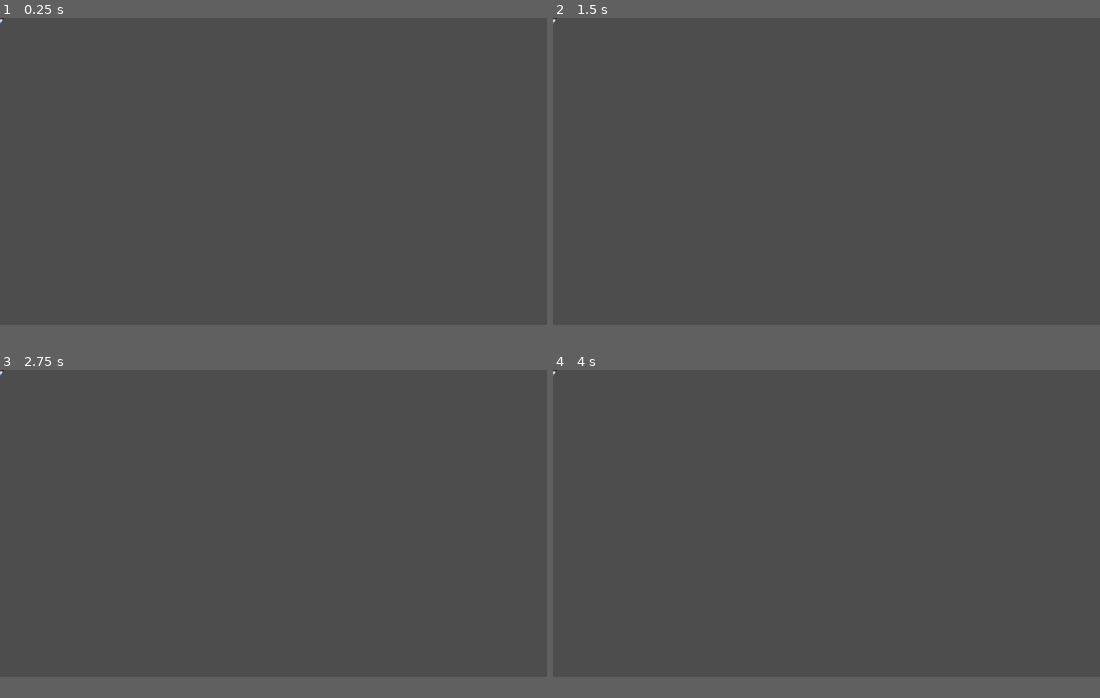
Above: before the commit, frames 1-4 (two rows, left to right).
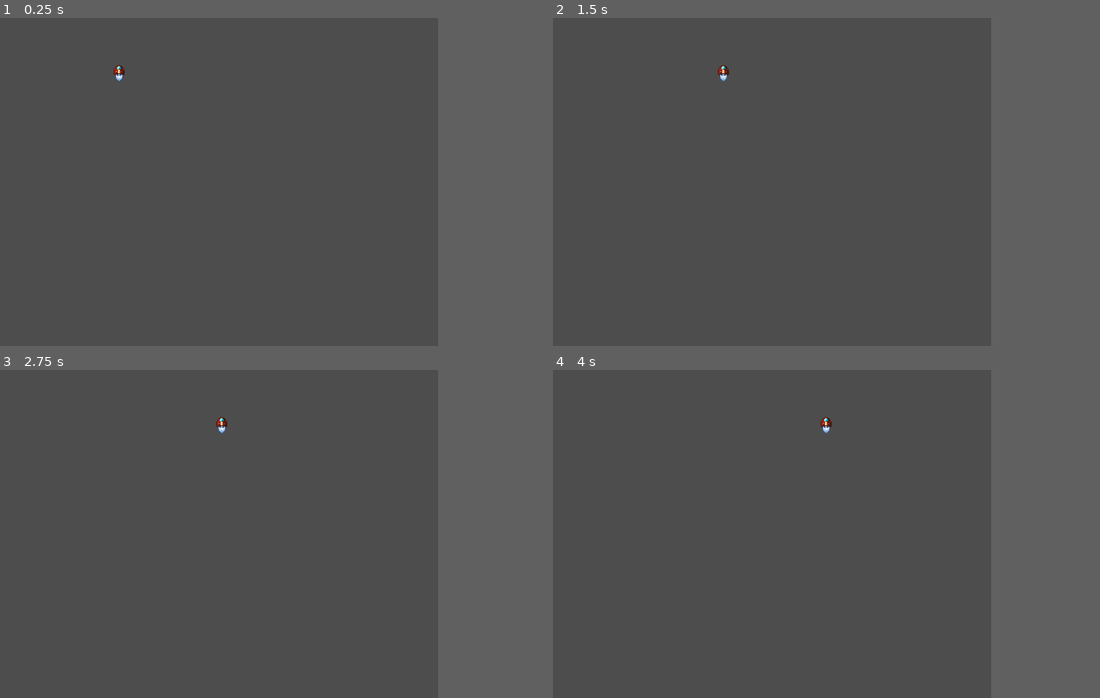
Above: after the commit, the same moments.

Repository: dolabela/godot-study
Game: Godot game, scene res://something.tscn
Two runs of this game, one before a commit and one after it. Both use one fixed random seed, a clock stepped at 60 frames per second and the inputs below.
Inputs:
- Up to frame 1 (0.25 s): no input
- Up to frame 2 (1.5 s): no input
- Up to frame 3 (2.75 s): no input
- Up to frame 4 (4 s): no input
In our replay, the window is 799x449 before the commit and 640x480 after it. These sizes can differ from the game's own. Grey fills any space a smaller window leaves; there, only what the larger window draws over its background counts as a difference.

The runs differ from the first frame. In frame 1, less than 0.1% of the frame differs, in the area x 0-23%, y 0-20%; in frame 2, less than 0.1%; in frame 3, less than 0.1%; in frame 4, less than 0.1%.

Commit message:
study: applied content of classes 3-4

Diff:
--- /dev/null
+++ b/Player.gd
@@ -0,0 +1,7 @@
+extends CharacterBody2D
+
+
+
+
+func _physics_process(delta):
+	position.x += 1
--- a/project.godot
+++ b/project.godot
@@ -14,3 +14,9 @@
 run/main_scene="res://something.tscn"
 config/features=PackedStringArray("4.1", "Forward Plus")
 config/icon="res://icon.svg"
+
+[display]
+
+window/size/viewport_width=640
+window/size/viewport_height=480
+window/stretch/mode="canvas_items"
--- a/something.tscn
+++ b/something.tscn
@@ -1,12 +1,15 @@
-[gd_scene load_steps=3 format=3 uid="uid://bnlrt5ckui1wc"]
+[gd_scene load_steps=4 format=3 uid="uid://bnlrt5ckui1wc"]
 
 [ext_resource type="Script" path="res://something.gd" id="1_v8i8j"]
+[ext_resource type="Script" path="res://Player.gd" id="2_5e4yu"]
 [ext_resource type="Texture2D" uid="uid://bmyqnuedojl7h" path="res://arts/ship.png" id="2_51wha"]
 
 [node name="Something" type="Node2D"]
+position = Vector2(159, 81)
 script = ExtResource("1_v8i8j")
 
 [node name="Player" type="CharacterBody2D" parent="."]
+script = ExtResource("2_5e4yu")
 
 [node name="Sprite2D" type="Sprite2D" parent="Player"]
 texture_filter = 3
